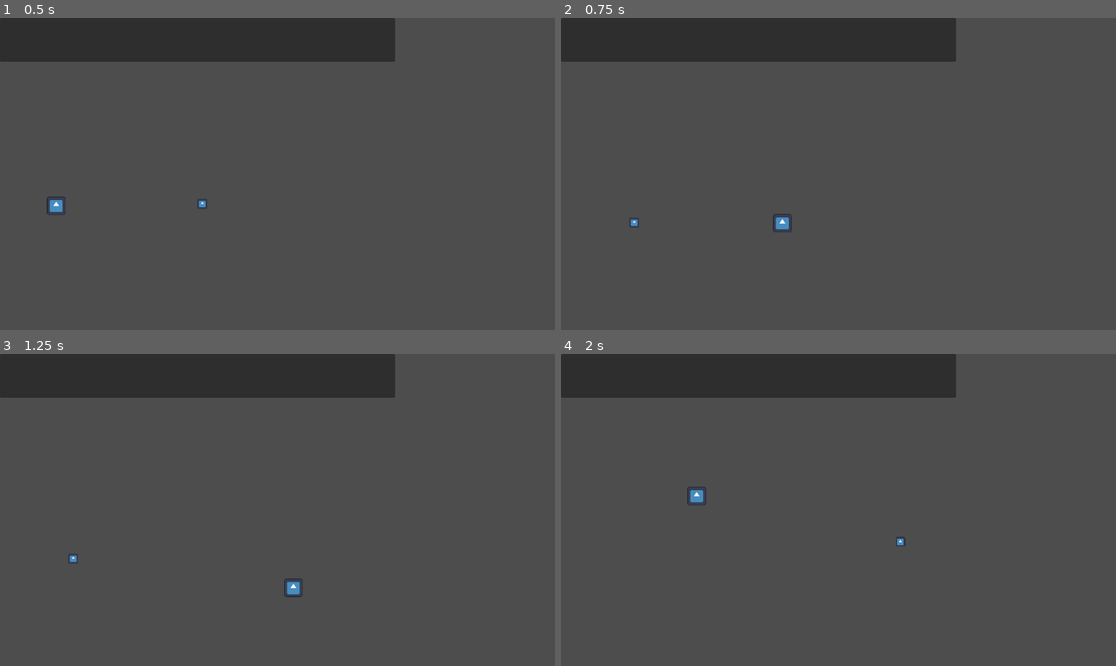
Above: before the commit, frames 1-4 (two rows, left to right).
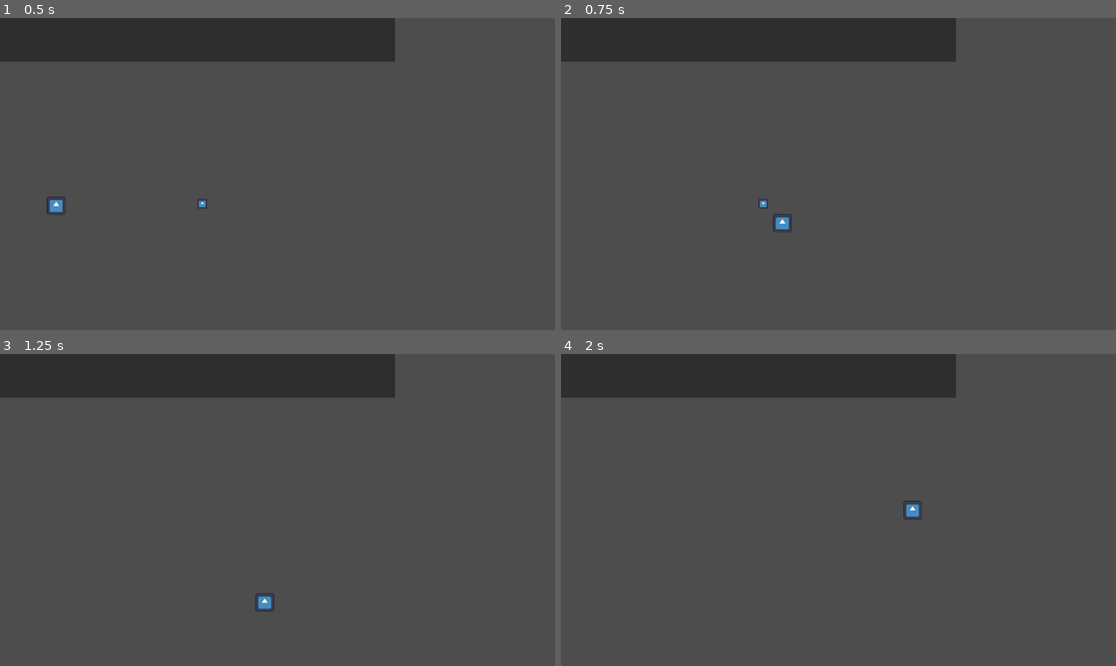
Above: after the commit, the same moments.

Repository: HalfdanBrage/nordicGame
Game: Godot game, scene res://Levels/test-level-0.tscn
The game is run twice, just before and just after one commit, with the same random seed, the same clock (stepped at 60 frames per second) and the same inputs. The engine's default icon, where the game draws it, is replaced by a stand-in: a white triangle on a blue panel in a dark square.
Inputs:
- Up to frame 1 (0.5 s): no input
- Up to frame 2 (0.75 s): tap Space (shoot) at 0.6 s
- Up to frame 3 (1.25 s): tap X (swap, bound only after the commit) at 0.8 s
- Up to frame 4 (2 s): tap X (swap, bound only after the commit) at 1.35 s; tap Space (shoot) at 1.55 s

Frame 1 is identical in both runs. In frame 2, less than 0.1% of the frame differs, in the area x 12-38%, y 58-68%; in frame 3, 0.3%, in the area x 12-55%, y 64-83%; in frame 4, 0.3%.

Commit message:
Shoot and swap inputs

Diff:
--- a/Entities/Player/player.gd
+++ b/Entities/Player/player.gd
@@ -7,9 +7,12 @@
 	Levelmanager.add_exception_body(self)
 
 func _input(event):
+	if Input.is_action_just_pressed("swap"):
+		swap_positions(self, Levelmanager.get_newest_bullet())
+		Levelmanager.just_swapped = true
+
 	if Input.is_action_just_pressed("shoot"):
-		#position = Levelmanager._bullet.position
-		swap_positions(self, Levelmanager.get_newest_bullet())
+		Levelmanager.get_newest_bullet().position = position
 		Levelmanager.just_swapped = true
 
 func swap_positions(node_1: Node2D, node_2: Node2D):
--- a/project.godot
+++ b/project.godot
@@ -24,6 +24,12 @@
 shoot={
 "deadzone": 0.5,
 "events": [Object(InputEventKey,"resource_local_to_scene":false,"resource_name":"","device":0,"window_id":0,"alt_pressed":false,"shift_pressed":false,"ctrl_pressed":false,"meta_pressed":false,"pressed":false,"keycode":0,"physical_keycode":32,"key_label":0,"unicode":0,"echo":false,"script":null)
+, Object(InputEventKey,"resource_local_to_scene":false,"resource_name":"","device":-1,"window_id":0,"alt_pressed":false,"shift_pressed":false,"ctrl_pressed":false,"meta_pressed":false,"pressed":false,"keycode":0,"physical_keycode":67,"key_label":0,"unicode":99,"echo":false,"script":null)
+]
+}
+swap={
+"deadzone": 0.5,
+"events": [Object(InputEventKey,"resource_local_to_scene":false,"resource_name":"","device":-1,"window_id":0,"alt_pressed":false,"shift_pressed":false,"ctrl_pressed":false,"meta_pressed":false,"pressed":false,"keycode":0,"physical_keycode":88,"key_label":0,"unicode":120,"echo":false,"script":null)
 ]
 }
 
